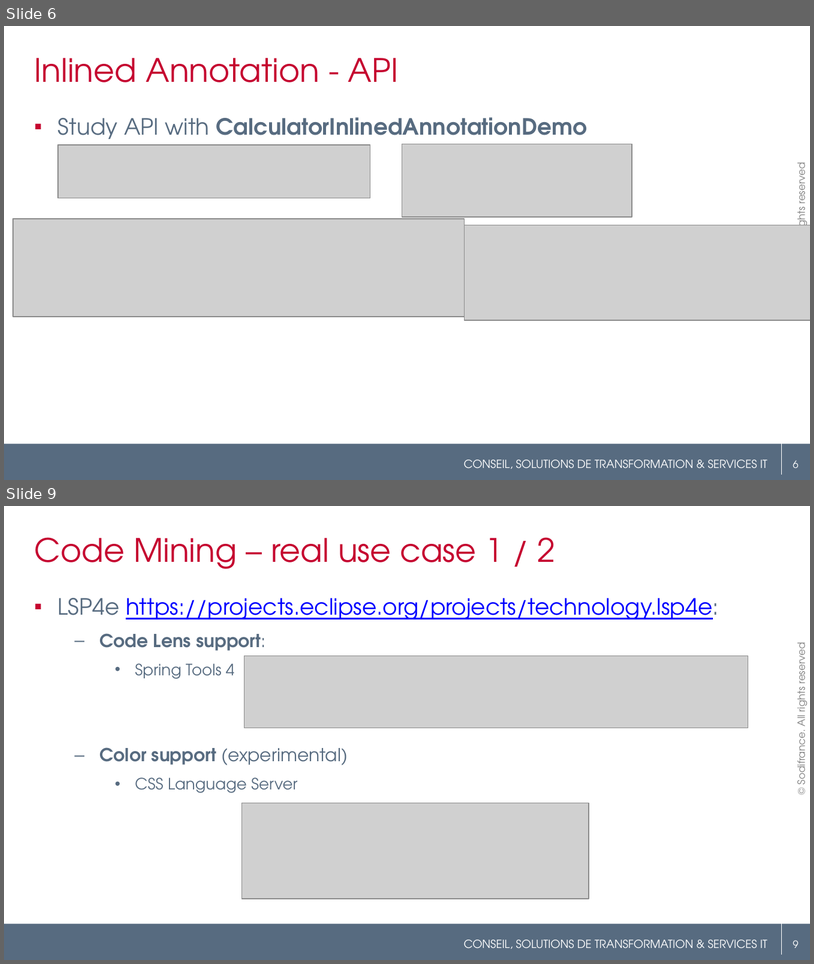
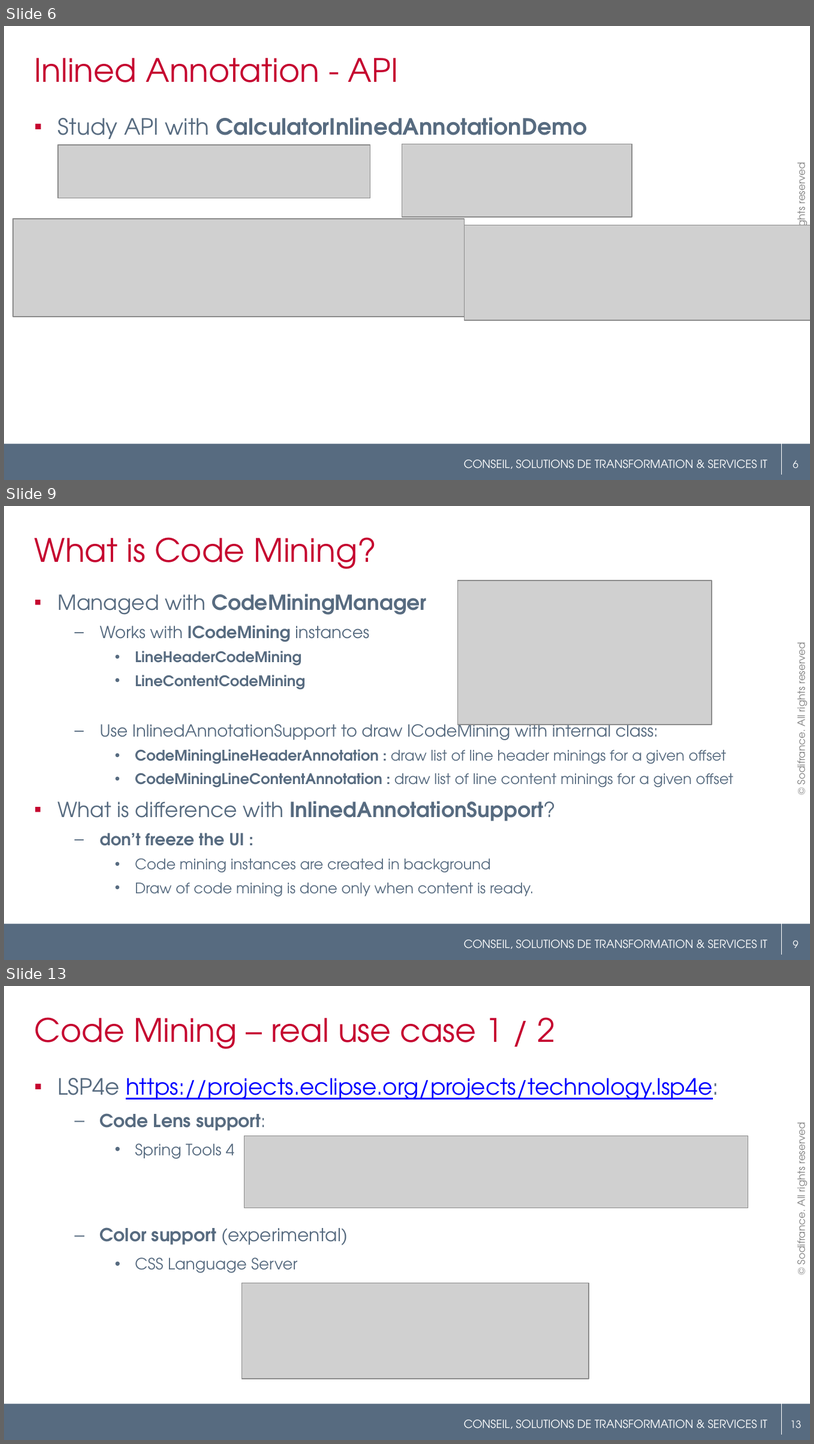
Before and after one commit to angelozerr/EclipseConFrance2018, a slide deck: EclipseConFrance2018_CodeMining.pptx. Shown one above the other, each under a label of ours: slides 6 and 9 before the commit, slides 6, 9 and 13 after it; the slides between them are not shown. The pictures are 814x964 and 814x1444 pixels, drawn with LibreOffice and Linux fonts; fonts in the diff are those of the drawing; grey boxes stand for pictures; background and template pictures are left out. Boxes give left, top, right and bottom in pixels: in the first picture for what was removed or moved away, otherwise in the second. Text is boxed around its words. In the diff, an @@ line names an element or a change of style, - is before the commit and + after.

Commit message:
Add CodeMining process

```diff
--- a/EclipseConFrance2018_CodeMining.pptx
+++ b/EclipseConFrance2018_CodeMining.pptx
@@ slide 9 added at bbox=[4, 506, 810, 960], background #FFFFFF; not listed: 5 template elements that a slide beside it also shows @@
@@ title added at bbox=[34, 537, 377, 569], 28.8 pt, text #C5062F @@
+What is Code Mining?
@@ picture added at bbox=[458, 580, 712, 724] @@
@@ text added at bbox=[58, 625, 734, 896], 12.9 pt, text #576B80 @@
+▪ Managed with CodeMiningManager
+  – Works with ICodeMining instances
+    • LineHeaderCodeMining
+    • LineContentCodeMining
+  – Use InlinedAnnotationSupport to draw ICodeMining with internal class:
+    • CodeMiningLineHeaderAnnotation : draw list of line header minings for a given offset
+    • CodeMiningLineContentAnnotation : draw list of line content minings for a given offset
+▪ What is difference with InlinedAnnotationSupport?
+  – don’t freeze the UI :
+    • Code mining instances are created in background
+    • Draw of code mining is done only when content is ready.
@@ what was slide 9 is now slide 13 @@
@@ page number at bbox=[791, 1420, 802, 1428]: text changed @@
-9
+13
```
Also in this commit, not shown: 8 slides changed, 2 other slides added.
